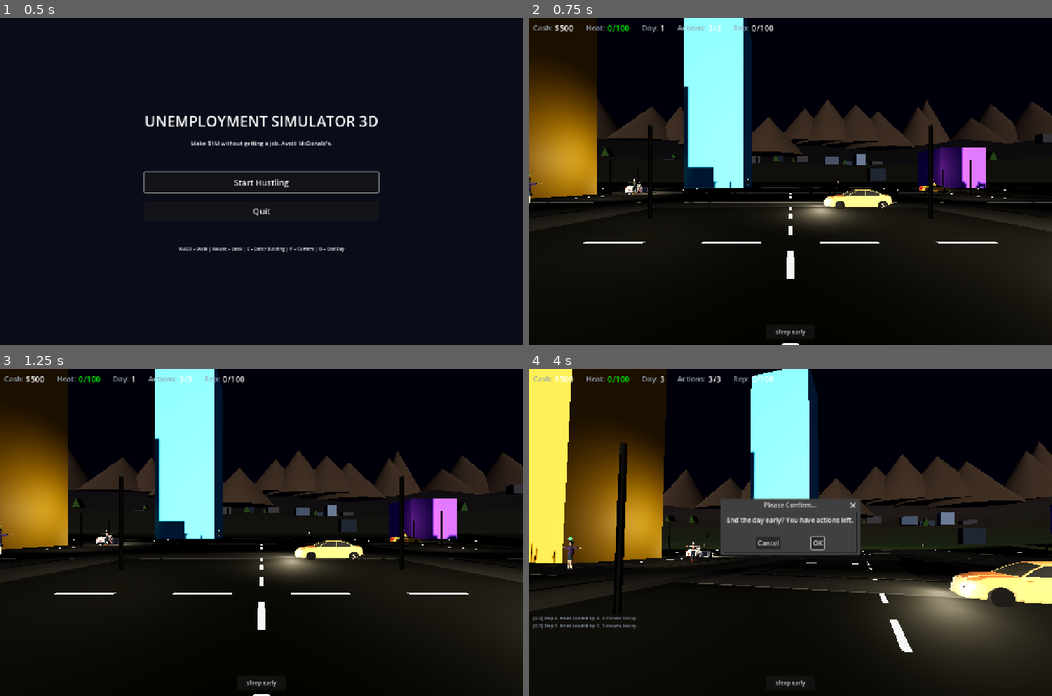
Above: before the commit, frames 1-4 (two rows, left to right).
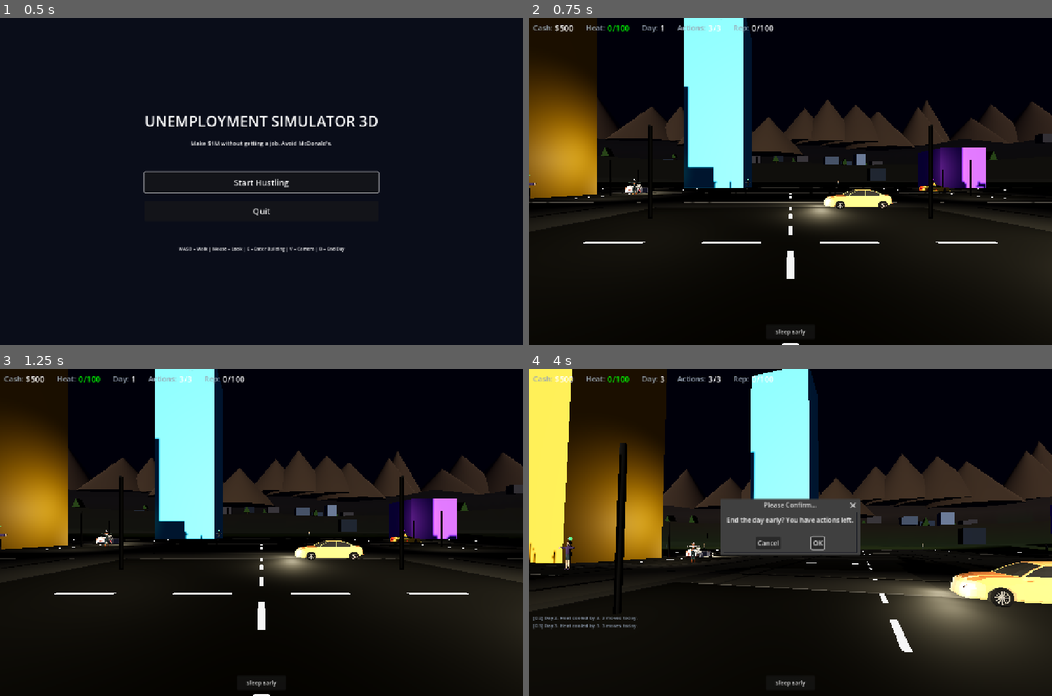
Above: after the commit, the same moments.

Repository: buttergolemcode/unemploymentsimulator
Game: Godot game, scene res://scenes/MainMenu.tscn
The game is run twice, just before and just after one commit, with the same random seed, the same clock (stepped at 60 frames per second) and the same inputs.
Inputs (mouse positions are in pixels of both pictures, inside the frame that each line leads up to):
- Up to frame 1 (0.5 s): no input
- Up to frame 2 (0.75 s): click "Start Hustling" at 0.5 s
- Up to frame 3 (1.25 s): no input
- Up to frame 4 (4 s): click "Sleep Early" at 1.25 s; click "OK" at 2 s; tap Enter at 2.75 s; move the mouse to (816, 532) at 2.77 s; hold W from 2.78 s (still down); tap V at 2.85 s; click (816, 532) at 2.92 s; tap Space at 3.02, 3.77 s; move the mouse to (764, 532) at 3.52 s; tap E at 3.6 s

Frame 1 is identical in both runs. In frame 2, less than 0.1% of the frame differs, in the area x 0-87%, y 48-59%; in frame 3, less than 0.1%; in frame 4, 0.3%, in the area x 0-93%, y 52-73%.

Commit message:
Fix: NPC backwards walking + vehicle wheel glitching (proper pivot approach)
Bug 1: Front wheel appeared as black circle (Felge hidden)
- Root cause: Setting wheel.rotation.y = X rotated the wheel MESH around Y,
  which changed the wheel's axis orientation. The wheel mesh is a cylinder
  lying on its side (axis along X), with the Felge (rim) on the outside
  face. Rotating around Y by ~28 degrees turned the wheel so the user
  saw the tire's side profile (thin black circle) instead of the rim.
- Fix: Wrap each front wheel in a parent 'pivot' Node3D. The PIVOT is
  rotated on Y, not the wheel mesh itself. This preserves the wheel's
  local orientation (Felge faces outward) while still allowing steering.
- New vars: _front_wheel_pivots (used by animation), _front_wheels_raw
  (collected before pivot wrapping)
- _find_wheels() now creates pivot Node3Ds and reparents wheels into them
- _collect_wheels() updated to detect 'FrontLeftWheel', 'FrontRightWheel',
  'BackWheels' naming (Quaternius convention)
- Box-mesh fallback also uses pivots now (consistent behavior)
- _animate_wheels_and_body() rotates _front_wheel_pivots, not _front_wheels

Bug 2: NPCs walking backwards
- Root cause: NPC.gd used 'facing = atan2(dx, dz)' which is WRONG for
  Godot's Y-rotation convention. Godot's forward at rotation.y=theta is
  (-sin(theta), 0, -cos(theta)). To make mesh face movement direction
  (dx, dz), the correct formula is atan2(-dx, -dz), NOT atan2(dx, dz).
  The old formula computed the OPPOSITE direction.
- Previous 'fix' added PI rotation to compensate, but that was a hack
  that only worked for the Quaternius mesh orientation, not the math.
- Fix: Use correct formula 'facing = atan2(-dx, -dz)'. Removed PI hack.
- T-pose remains (Modular Characters pack has no animations — expected).

Diff:
--- a/godot/scripts/NPC.gd
+++ b/godot/scripts/NPC.gd
@@ -44,10 +44,9 @@
 		# Quaternius characters are roughly 1.8m tall, scale to match our collision
 		instance.scale = Vector3(1.0, 1.0, 1.0)
 		# Rotate to face forward (FBX may have different default orientation)
-		# Quaternius characters face -Z by default (forward in Godot).
-		# Our NPC movement uses facing = atan2(dx, dz) which assumes +Z forward.
-		# So we rotate the model by PI to align mesh with movement direction.
-		instance.rotation.y = PI
+		# Quaternius characters face -Z by default (Godot's forward direction).
+		# Our NPC movement uses facing = atan2(dx, dz), where facing=0 means
+		# moving toward -Z. So no rotation needed — model already faces -Z.
 		mesh.add_child(instance)
 		# Add merchant badge if applicable
 		if is_merchant:
@@ -157,7 +156,11 @@
 		_pick_new_target()
 	else:
 		velocity = Vector3(dx / dist * speed, 0, dz / dist * speed)
-		facing = atan2(dx, dz)
+		# Godot Y-rotation convention: forward = (-sin(yaw), 0, -cos(yaw))
+		# We want forward to equal movement direction (dx, dz), so:
+		# -sin(yaw) = dx/dist, -cos(yaw) = dz/dist
+		# yaw = atan2(-dx, -dz)
+		facing = atan2(-dx, -dz)
 		rotation.y = facing
 		walk_phase += delta * 8
 		# Walk bob animation (procedural — will be replaced with real anim later)
--- a/godot/scripts/PlayerController.gd
+++ b/godot/scripts/PlayerController.gd
@@ -200,10 +200,9 @@
 	if packed_scene != null:
 		var instance = packed_scene.instantiate()
 		instance.scale = Vector3(1.0, 1.0, 1.0)
-		# Quaternius characters face -Z by default (forward in Godot).
-		# Rotate by PI to align mesh with player's movement direction
-		# (player movement uses -Z forward convention).
-		instance.rotation.y = PI
+		# Quaternius characters face -Z by default (Godot's forward direction).
+		# Player movement uses -Z forward (velocity.x/z = -sin/-cos of yaw),
+		# so no rotation needed — model already faces forward.
 		mesh_node.add_child(instance)
 		return
 
--- a/godot/scripts/Vehicle.gd
+++ b/godot/scripts/Vehicle.gd
@@ -20,7 +20,8 @@
 # Wheel nodes (found after model load) for wheel-spin animation
 var _wheel_nodes: Array = []
 # Front wheels (separate from rear) — these also turn left/right when steering
-var _front_wheels: Array = []
+var _front_wheel_pivots: Array = []  # parent Node3Ds for steering Y-rotation
+var _front_wheels_raw: Array = []  # raw wheel nodes before pivot wrapping
 var _rear_wheels: Array = []
 # Last steering input for body-roll animation
 var _last_steer: float = 0.0
@@ -74,16 +75,29 @@
 	_add_lights()
 
 func _find_wheels(root):
-	# Quaternius cars typically name wheel nodes "Wheel_FL", "Wheel_FR", "Wheel_RL", "Wheel_RR"
-	# or similar. Walk the tree and collect any node whose name contains "wheel".
+	# Quaternius cars name wheel nodes like "NormalCar1_FrontLeftWheel",
+	# "NormalCar1_FrontRightWheel", "NormalCar1_BackWheels".
 	_wheel_nodes.clear()
-	_front_wheels.clear()
+	_front_wheel_pivots.clear()
+	_front_wheels_raw.clear()
 	_rear_wheels.clear()
 	_collect_wheels(root)
-	# Fallback: if naming convention didn't match, assume first 2 wheels are front
-	if _front_wheels.is_empty() and _wheel_nodes.size() >= 4:
-		_front_wheels = [_wheel_nodes[0], _wheel_nodes[1]]
-		_rear_wheels = [_wheel_nodes[2], _wheel_nodes[3]]
+	# Wrap each front wheel in a pivot Node3D so we can rotate it on Y
+	# without disturbing the wheel mesh's local orientation (which would
+	# cause the wheel to show its tire-side instead of the rim/Felge).
+	for wheel in _front_wheels_raw:
+		var pivot = Node3D.new()
+		pivot.name = "SteerPivot_" + wheel.name
+		var parent_node = wheel.get_parent()
+		var wheel_pos = wheel.position
+		var wheel_rot = wheel.rotation
+		parent_node.remove_child(wheel)
+		pivot.position = wheel_pos
+		parent_node.add_child(pivot)
+		wheel.position = Vector3.ZERO
+		wheel.rotation = wheel_rot  # preserve original orientation
+		pivot.add_child(wheel)
+		_front_wheel_pivots.append(pivot)
 
 func _collect_wheels(node):
 	var name_lower = node.name.to_lower()
@@ -91,9 +105,9 @@
 		_wheel_nodes.append(node)
 		# Identify front wheels by 'f' or 'front' in name, plus 'l'/'r' for side
 		# Quaternius convention: Wheel_FL, Wheel_FR, Wheel_RL, Wheel_RR
-		if "_f" in name_lower or "front" in name_lower:
-			_front_wheels.append(node)
-		elif "_r" in name_lower or "rear" in name_lower or "_b" in name_lower:
+		if "front" in name_lower or "_fl" in name_lower or "_fr" in name_lower:
+			_front_wheels_raw.append(node)
+		elif "back" in name_lower or "rear" in name_lower or "_rl" in name_lower or "_rr" in name_lower:
 			_rear_wheels.append(node)
 	for child in node.get_children():
 		_collect_wheels(child)
@@ -174,9 +188,23 @@
 		_wheel_nodes.append(wheel)
 	# In box-mesh fallback: order is [FL, FR, RL, RR] (z=+1.5 is front in local space
 	# because CarMesh is rotated 180° via rotation.y = yaw + PI)
-	_front_wheels = [_wheel_nodes[0], _wheel_nodes[1]]
+	# Wrap first two wheels (front) in pivots for steering animation
+	for i in [0, 1]:
+		var wheel_node = _wheel_nodes[i]
+		var pivot = Node3D.new()
+		pivot.name = "BoxSteerPivot_" + str(i)
+		var parent_node = wheel_node.get_parent()
+		var wp = wheel_node.position
+		var wr = wheel_node.rotation
+		parent_node.remove_child(wheel_node)
+		pivot.position = wp
+		parent_node.add_child(pivot)
+		wheel_node.position = Vector3.ZERO
+		wheel_node.rotation = wr
+		pivot.add_child(wheel_node)
+		_front_wheel_pivots.append(pivot)
 	_rear_wheels = [_wheel_nodes[2], _wheel_nodes[3]]
-	_use_box_mesh = true  # enable wheel animation in _animate_wheels_and_body
+	_use_box_mesh = true  # enable wheel spin animation
 
 	_add_lights()
 
@@ -300,9 +328,8 @@
 	else:
 		steer_visual_factor = clamp(1.0 - (abs_speed - 5.0) / 17.0, 0.3, 1.0)
 	var target_steer_angle = current_steer * 0.5 * steer_visual_factor
-	for wheel in _front_wheels:
-		# Only set Y rotation, preserve X and Z (which keep wheel upright)
-		wheel.rotation.y = lerp(wheel.rotation.y, target_steer_angle, delta * 8.0)
+	for pivot in _front_wheel_pivots:
+		pivot.rotation.y = lerp(pivot.rotation.y, target_steer_angle, delta * 8.0)
 
 	# Wheel spin (X-axis rotation): ONLY for box-mesh fallback.
 	# For real FBX models, rotate_x() would accumulate on top of baked
Not shown, added: scripts/patch_fix3.py
